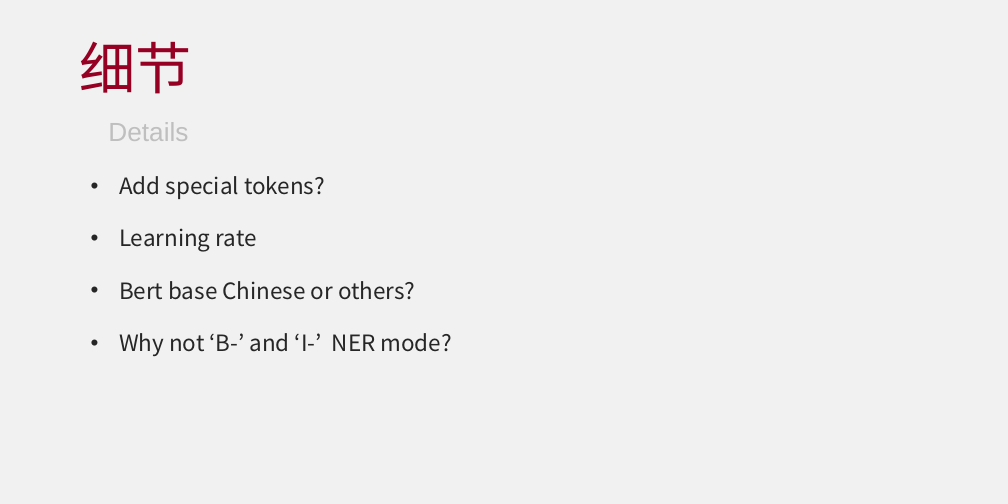
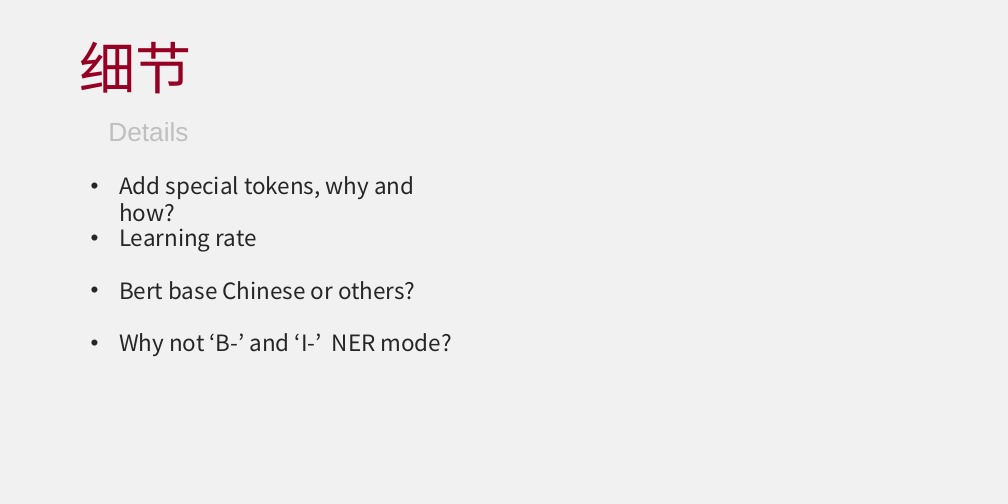
Before and after one commit to HourunLi/CCKS2022, a slide deck: slide 15 of Report.pptx. Drawn at 1008x504 pixels with LibreOffice and Linux fonts; fonts in the diff are those of the drawing. Boxes give left, top, right and bottom in pixels: in the first picture for what was removed or moved away, otherwise in the second. Text is boxed around its words. In the diff, an @@ line names an element or a change of style, - is before the commit and + after.

```diff
--- a/Report.pptx
+++ b/Report.pptx
@@ text at <box>119,176,414,222</box>: text changed @@
-• Add special tokens?
+• Add special tokens, why and how?
```
Also in this commit, not shown: 7 other slides changed, 1 slide added, 1 slide removed, 2 other files.
